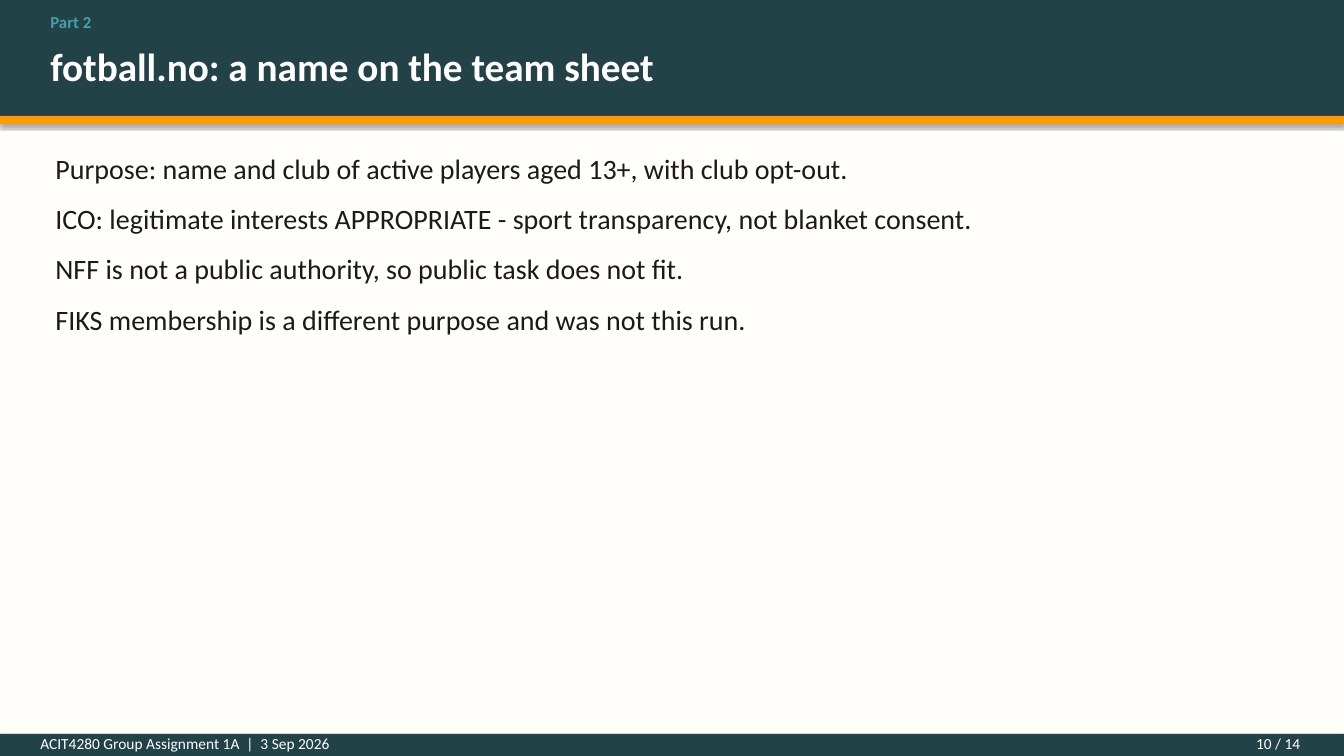
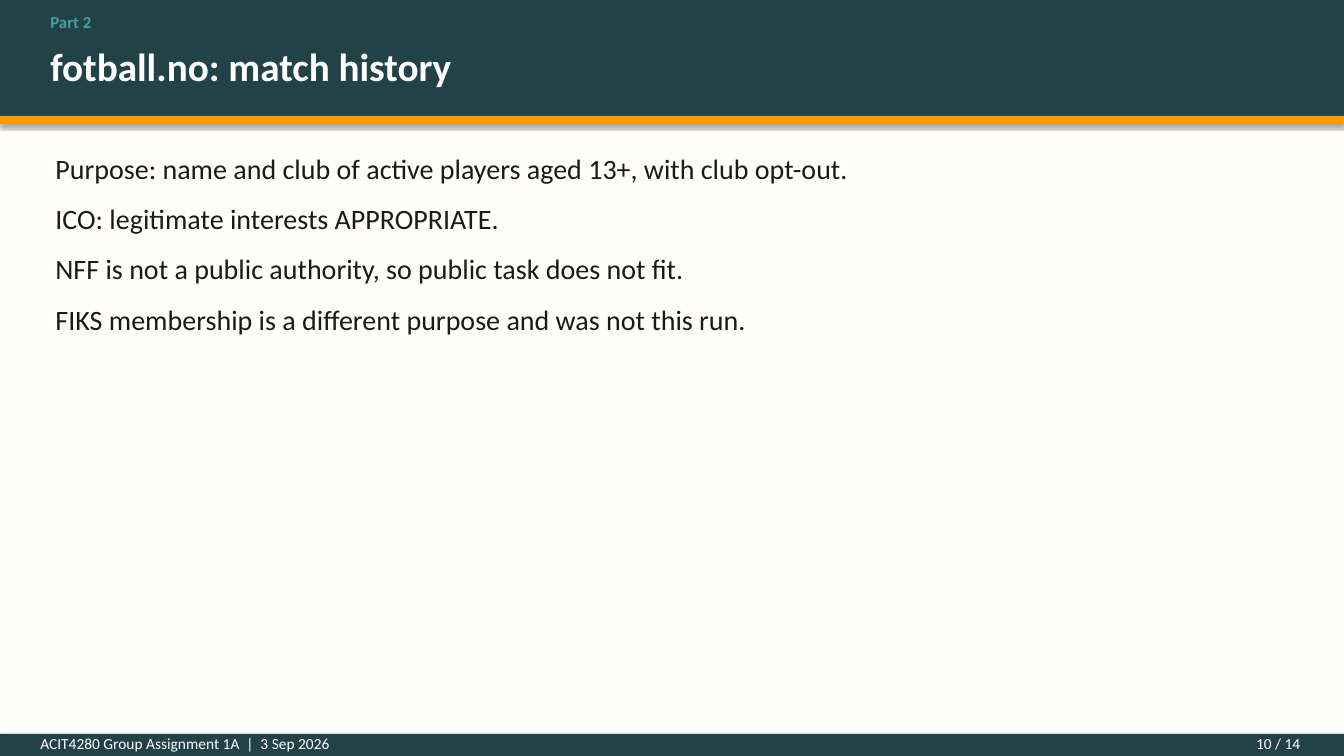
Before and after one commit to kasa031/Bacheloroppgave, a slide deck: slide 10 of ACIT4280_1A_presentation.pptx. Drawn at 1344x756 pixels with LibreOffice and Linux fonts; fonts in the diff are those of the drawing. Boxes give left, top, right and bottom in pixels: in the first picture for what was removed or moved away, otherwise in the second. Text is boxed around its words. In the diff, an @@ line names an element or a change of style, - is before the commit and + after.

```diff
--- a/ACIT4280_1A_presentation.pptx
+++ b/ACIT4280_1A_presentation.pptx
@@ text at (50,53,452,87): text changed @@
-fotball.no: a name on the team sheet
+fotball.no: match history
@@ text at (55,209,499,234): text changed @@
-ICO: legitimate interests APPROPRIATE - sport transparency, not blanket consent.
+ICO: legitimate interests APPROPRIATE.
```
Also in this commit, not shown: 13 other slides changed, 4 other files.
